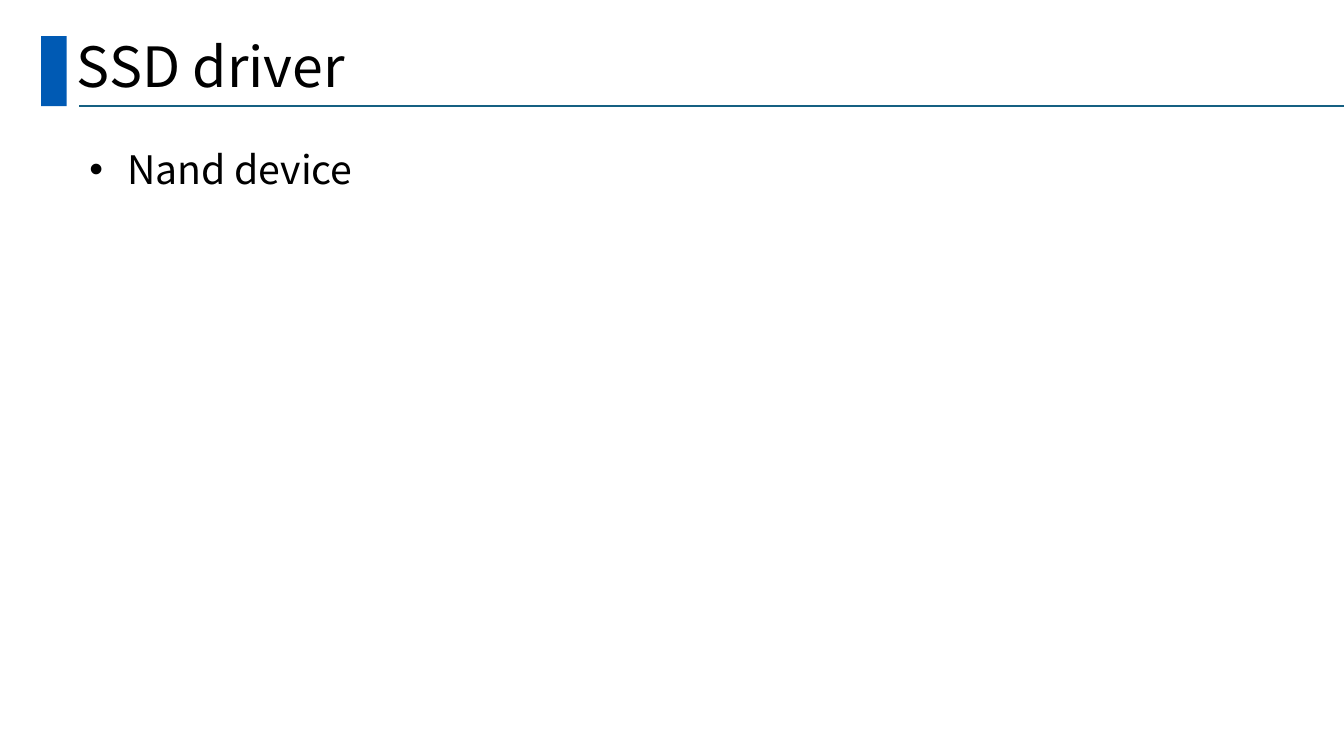
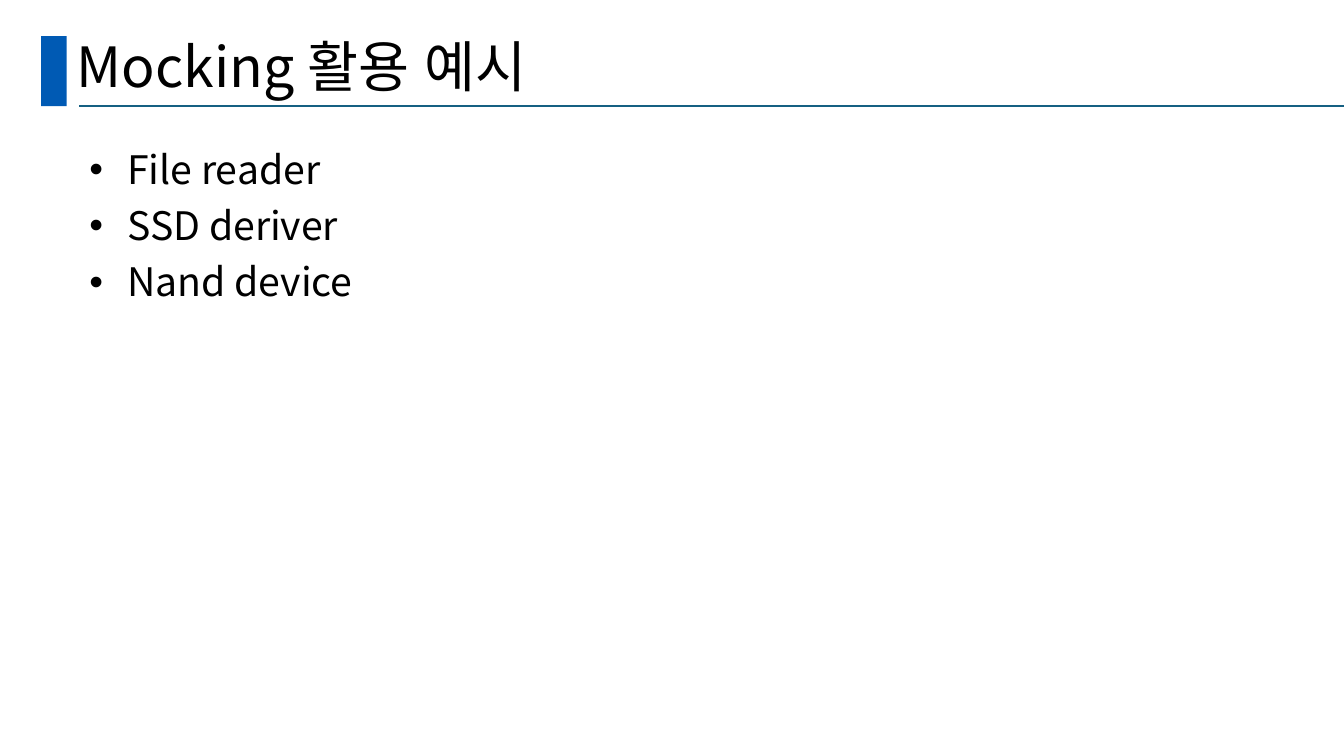
Before and after one commit to hy-ra-na/presentation_Americano, a slide deck: slide 8 of 발표양식.pptx (slide 12 before the commit). Drawn at 1344x756 pixels with LibreOffice and Linux fonts; fonts in the diff are those of the drawing. Boxes give left, top, right and bottom in pixels: in the first picture for what was removed or moved away, otherwise in the second. Text is boxed around its words. In the diff, an @@ line names an element or a change of style, - is before the commit and + after.

```diff
--- a/발표양식.pptx
+++ b/발표양식.pptx
@@ title at bbox=[77, 40, 527, 101]: text changed @@
-SSD driver
+Mocking 활용 예시
@@ text at bbox=[127, 152, 338, 241]: paragraphs added @@
+• File reader
+• SSD deriver
```
Also in this commit, not shown: 3 other slides changed, 2 slides added, 9 slides removed.
